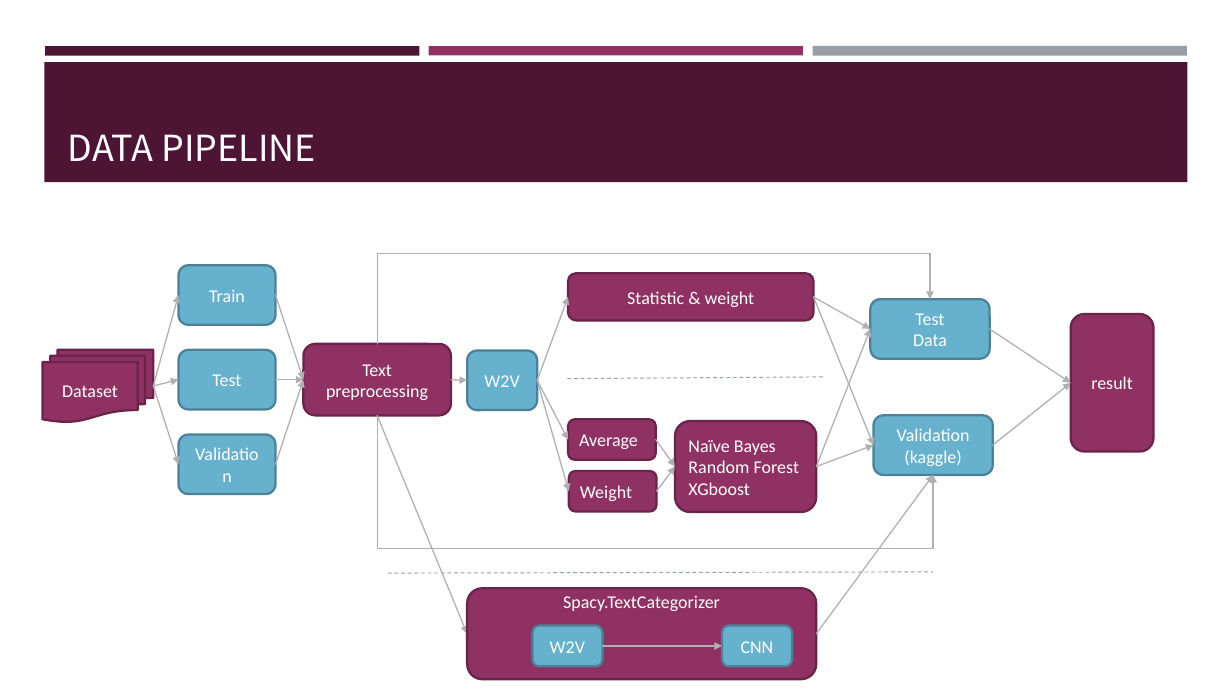
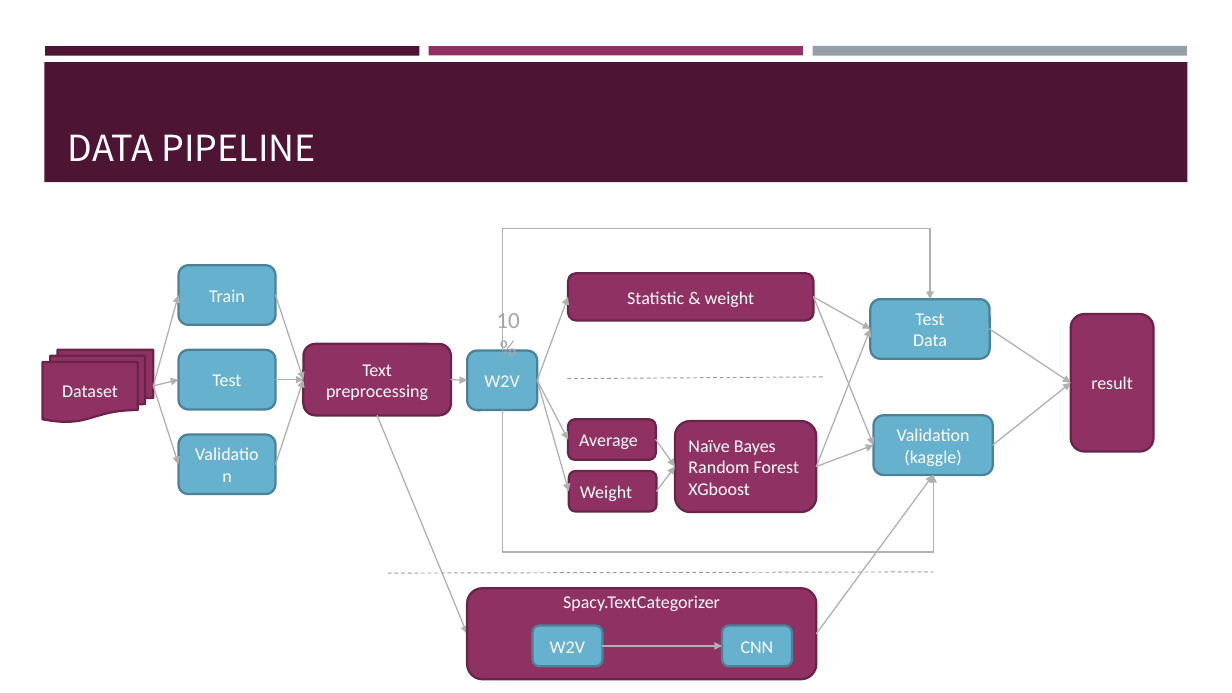
Before and after one commit to frankye1000/NYCU-DigitalMedicine, a slide deck: slide 5 of Case_Presentation_1/ppt/case1_CT_02.pptx. Drawn at 1232x693 pixels with LibreOffice and Linux fonts; fonts in the diff are those of the drawing. Boxes give left, top, right and bottom in pixels: in the first picture for what was removed or moved away, otherwise in the second. Text is boxed around its words. In the diff, an @@ line names an element or a change of style, - is before the commit and + after.

Commit message:
add case presentation 2 data

```diff
--- a/Case_Presentation_1/ppt/case1_CT_02.pptx
+++ b/Case_Presentation_1/ppt/case1_CT_02.pptx
@@ elbow arrow moved from (377, 344) - (931, 299) to (502, 350) - (931, 299) @@
@@ text added at (496, 309, 519, 335), 18 pt, text #A6A6A6 @@
+10%
@@ elbow arrow moved from (377, 416) - (933, 475) to (502, 410) - (933, 475) @@
```
Also in this commit, not shown: 3 other slides changed, 3 other files.
